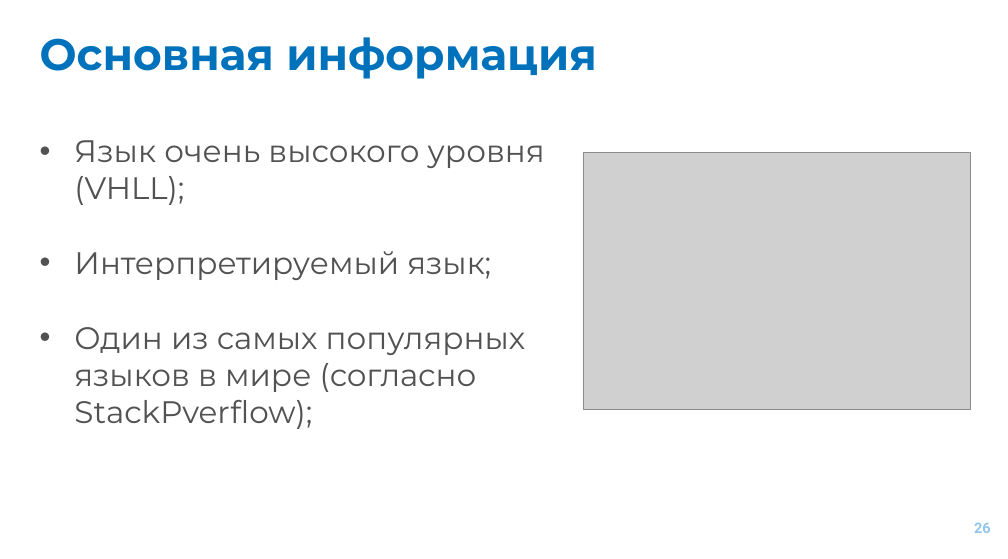
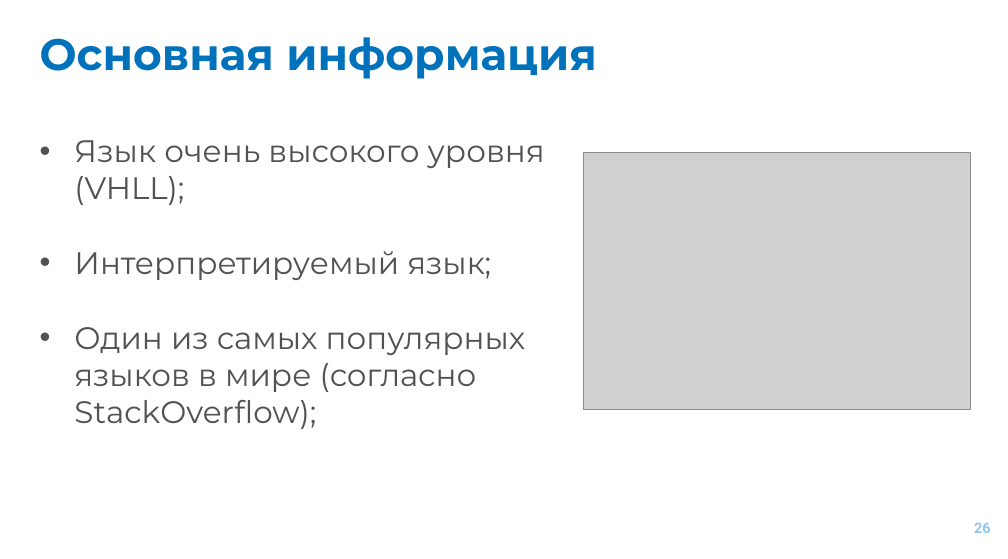
Before and after one commit to EvgrafovMichail/python_mipt_dafe, a slide deck: slide 26 of lessons/lesson1/lecture1.pptx. Drawn at 1008x559 pixels with LibreOffice and Linux fonts; fonts in the diff are those of the drawing; grey boxes stand for pictures. Boxes give left, top, right and bottom in pixels: in the first picture for what was removed or moved away, otherwise in the second. Text is boxed around its words. In the diff, an @@ line names an element or a change of style, - is before the commit and + after.

Commit message:
fix typo in presentation

```diff
--- a/lessons/lesson1/lecture1.pptx
+++ b/lessons/lesson1/lecture1.pptx
@@ text at <box>74,327,526,429</box>: text changed @@
-• Один из самых популярных языков в мире (согласно StackPverflow);
+• Один из самых популярных языков в мире (согласно StackOverflow);
```
